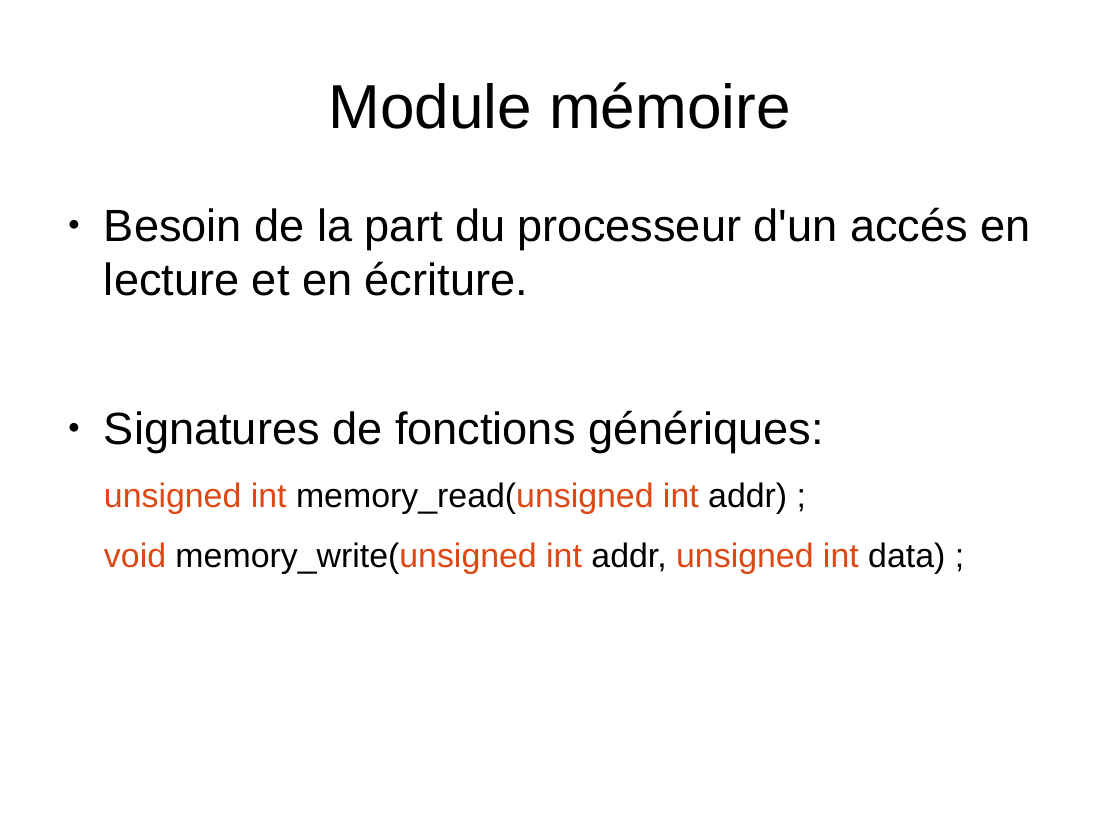
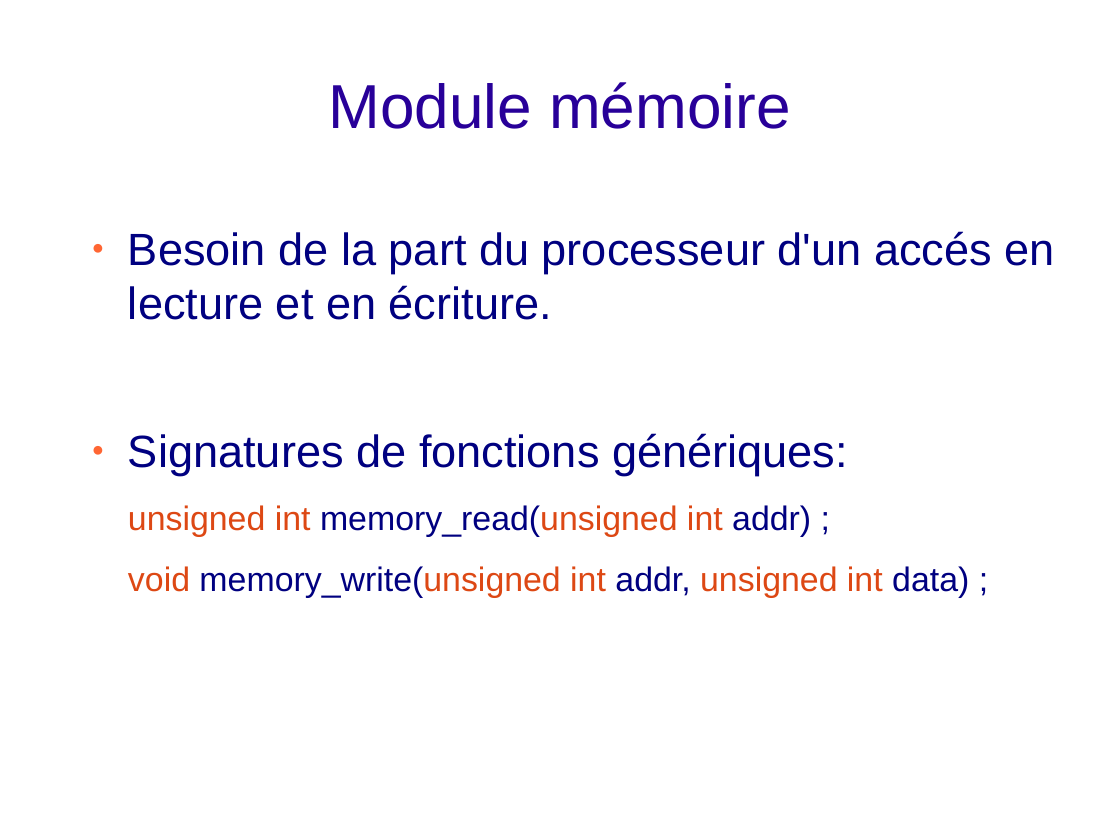
Before and after one commit to joakim-d/GroBoy, a slide deck: slide 9 of documents_TER/soutenance.odp. Drawn at 1120x840 pixels with LibreOffice and Linux fonts; fonts in the diff are those of the drawing; background and template pictures are left out. Boxes give left, top, right and bottom in pixels: in the first picture for what was removed or moved away, otherwise in the second. Text is boxed around its words. In the diff, an @@ line names an element or a change of style, - is before the commit and + after.

```diff
--- a/documents_TER/soutenance.odp
+++ b/documents_TER/soutenance.odp
@@ title "Module mémoire" at <box>329,82,790,129</box>: text colour #000000 to #280099 @@
@@ text "Besoin de la part du ...": place and size @@
-text "Besoin de la part du ..." at <box>104,207,1031,574</box>
+text "Besoin de la part du ..." at <box>128,231,1055,598</box>
@@ text "Besoin de la part du ..." at <box>128,231,1055,598</box>: text colour #000000 to #000080 in "Besoin de la part du processeur d'un ...", "Signatures de fonctions génériques:", "memory_read(unsigned addr) ;", "memory_write(unsigned addr, data) ;"; bullet colour #000000 to #FF6633 @@
```
Also in this commit, not shown: 29 other slides changed, 3 slides added, 3 slides removed.
